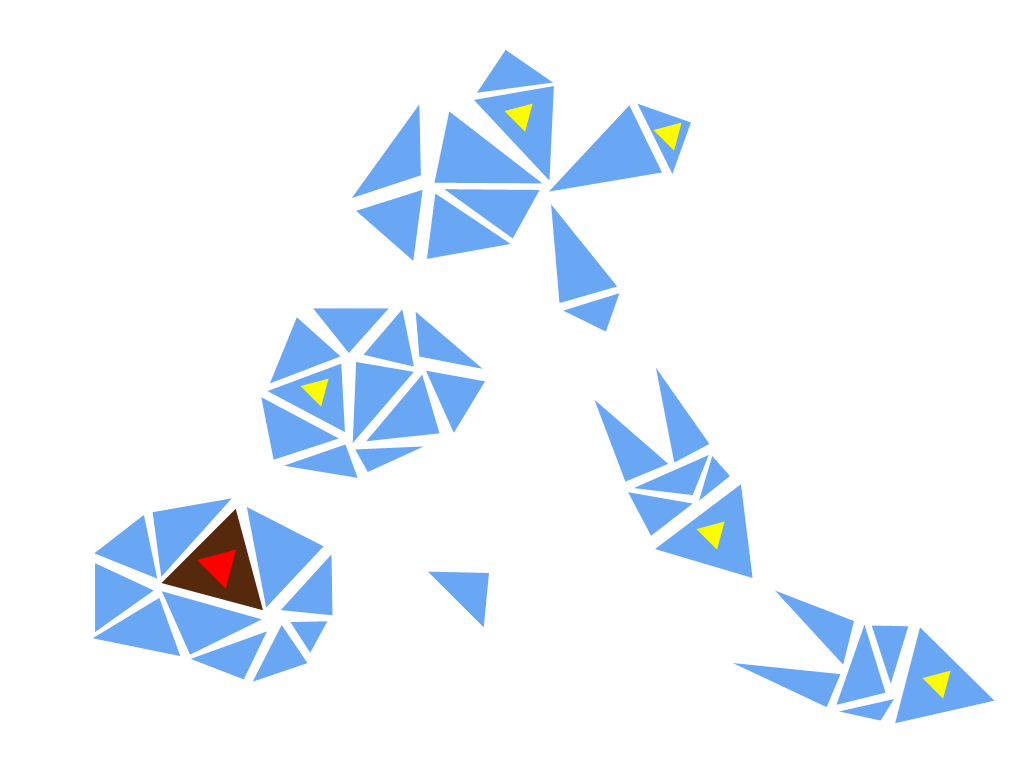
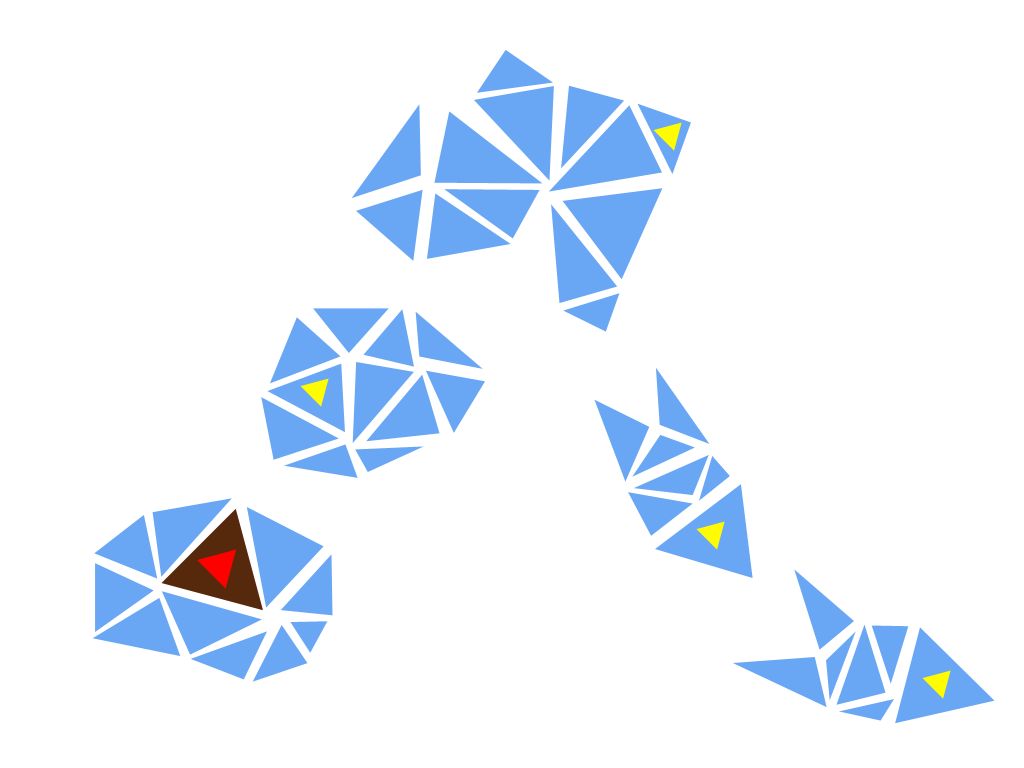
Layer changes from the first (1024, 768) image to the second:
painted on "eggs" over [504,103,533,132]
painted on "ice" over [428,85,856,707]
